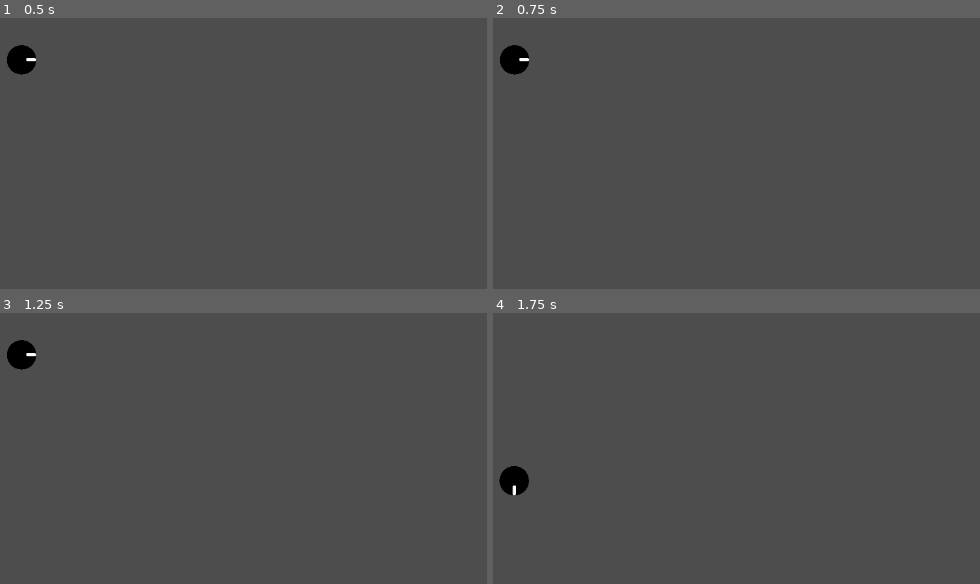
Above: before the commit, frames 1-4 (two rows, left to right).
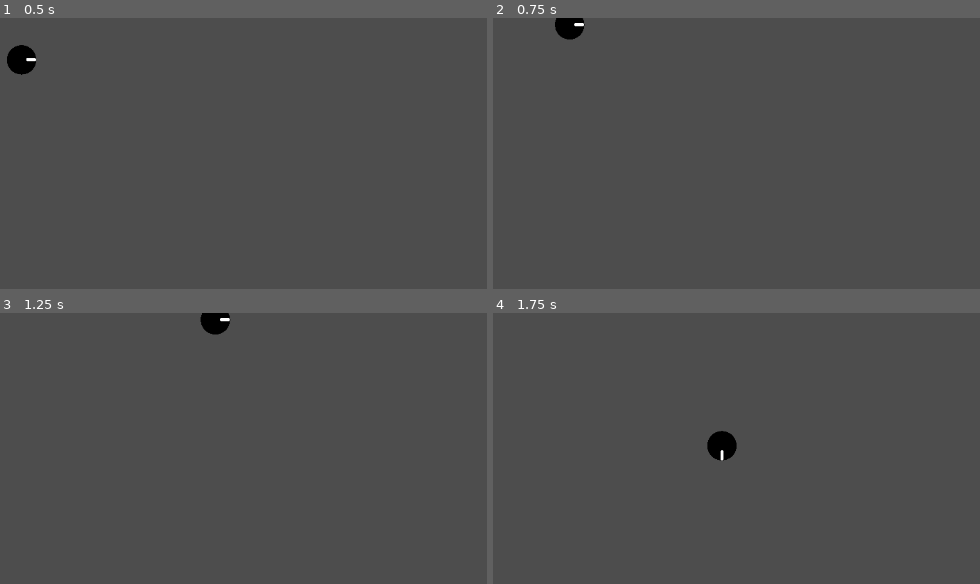
Above: after the commit, the same moments.

Repository: library-rat/LudumJam56
Game: Godot game, scene res://vending_machine.tscn
Two runs of this game, one before a commit and one after it. Both use one fixed random seed, a clock stepped at 60 frames per second and the inputs below.
Inputs:
- Up to frame 1 (0.5 s): no input
- Up to frame 2 (0.75 s): tap Enter (grab) at 0.5 s; hold Right (right) from 0.53 s (still down); hold Enter (grab) from 0.53 s (still down)
- Up to frame 3 (1.25 s): keep holding Right (right); keep holding Enter (grab)
- Up to frame 4 (1.75 s): release Right (right) at 1.28 s; release Enter (grab) at 1.28 s; hold Down (down) from 1.28 s (still down); tap Enter (grab) at 1.35 s

Frame 1 is identical in both runs. In frame 2, 0.9% of the frame differs, in the area x 1-19%, y 0-22%; in frame 3, 0.9%; in frame 4, 1.0%, in the area x 1-51%, y 43-68%.

Commit message:
basic collision for coin when dragged

Diff:
--- a/changelings.gd
+++ b/changelings.gd
@@ -4,21 +4,25 @@
 const SPEED = 300.0
 
 @export var free_speed = 400
-
+@export var loaded_speed = 50
 
 var grabbing : Node = null;
 
 
 func get_input():
 	var input_direction = Input.get_vector("left", "right", "up", "down")
-	velocity = input_direction * free_speed
-	if input_direction.length() !=0 :
-		rotation = input_direction.angle()
+	if !grabbing :
+		velocity = input_direction * free_speed
+		if input_direction.length() !=0 :
+			rotation = input_direction.angle()
+	else :
+		velocity = input_direction * loaded_speed
 
 func _input(event):
 	if event.is_action_pressed("grab"):
 		if grabbing :
 			grabbing.drop()
+			$CoinHitBox.set_deferred("disabled", true)
 			grabbing = null
 		else :
 			for elt in $GrabArea.get_overlapping_bodies() :
@@ -29,6 +33,7 @@
 			print(grabbing)
 			if grabbing :
 				grabbing.grab(self)
+				$CoinHitBox.set_deferred("disabled", false)
 
 
 func _physics_process(delta : float) -> void:
--- a/changelings.tscn
+++ b/changelings.tscn
@@ -8,6 +8,9 @@
 
 [sub_resource type="CapsuleShape2D" id="CapsuleShape2D_y3c5o"]
 radius = 5.0
+
+[sub_resource type="RectangleShape2D" id="RectangleShape2D_if7x6"]
+size = Vector2(91, 42)
 
 [node name="Changelings" type="CharacterBody2D"]
 script = ExtResource("1_mxpwx")
@@ -25,3 +28,8 @@
 
 [node name="GrabZone" type="CollisionShape2D" parent="GrabArea"]
 shape = SubResource("CapsuleShape2D_y3c5o")
+
+[node name="CoinHitBox" type="CollisionShape2D" parent="."]
+position = Vector2(23, -1)
+shape = SubResource("RectangleShape2D_if7x6")
+disabled = true
Not shown: 1 places in changelings.tscn that only renumber resources
